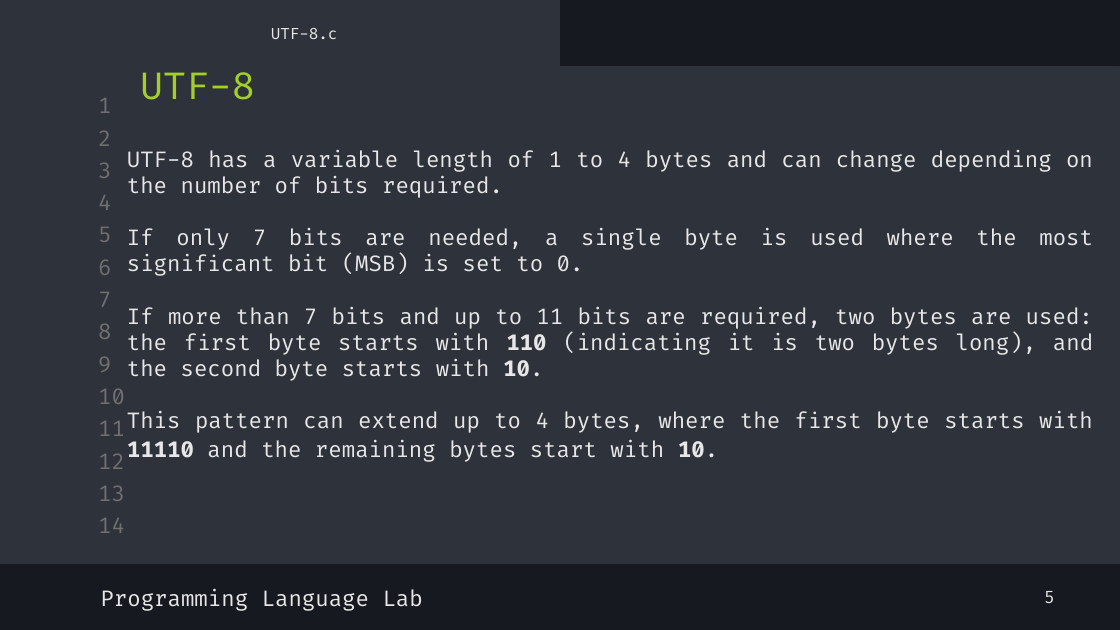
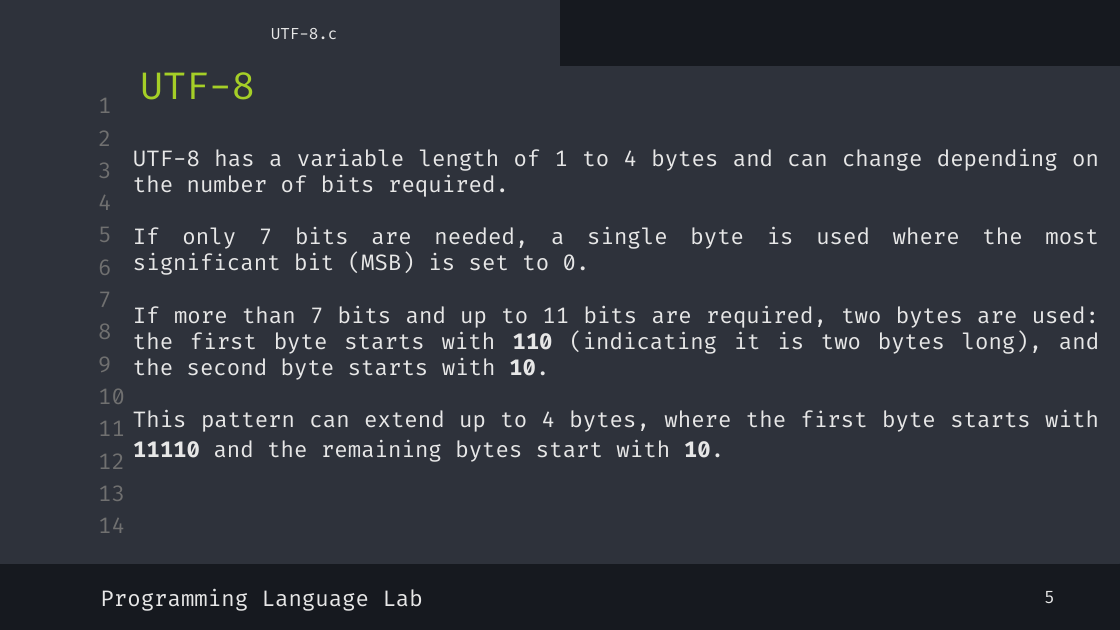
Before and after one commit to shayan-naghizadeh/C-Lab-AUT, a slide deck: slide 6 of slides/3.Math/Math.pptx. Drawn at 1120x630 pixels with LibreOffice and Linux fonts; fonts in the diff are those of the drawing. Boxes give left, top, right and bottom in pixels: in the first picture for what was removed or moved away, otherwise in the second. Text is boxed around its words. In the diff, an @@ line names an element or a change of style, - is before the commit and + after.

```diff
--- a/slides/3.Math/Math.pptx
+++ b/slides/3.Math/Math.pptx
@@ text "UTF-8 has a variable length ...": place and size @@
-text "UTF-8 has a variable length ..." at (127, 150, 1093, 462)
+text "UTF-8 has a variable length ..." at (133, 149, 1099, 462)
```
Also in this commit, not shown: 5 other slides changed, 2 slides added, 8 other files.
